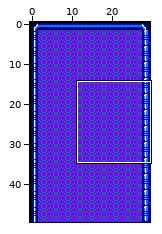
One commit to this Tiled map: assets/level-03-background.tmx. The first picture is a wide view before the edit; the outline marks the close-up.
Close-up. Before the commit:
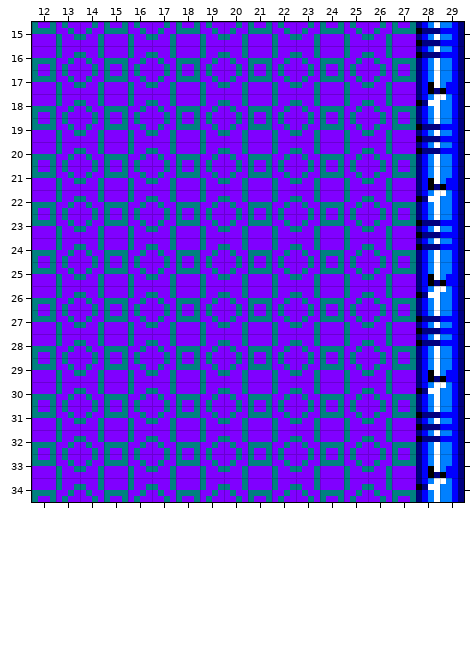
Cells are 4x4 px. Shown: x 12..29, y 15..34. The commit also changed other parts of the map, which this record leaves out. Tiles whose own drawing changed are shown in their newer look in all pictures.
Now the later version:
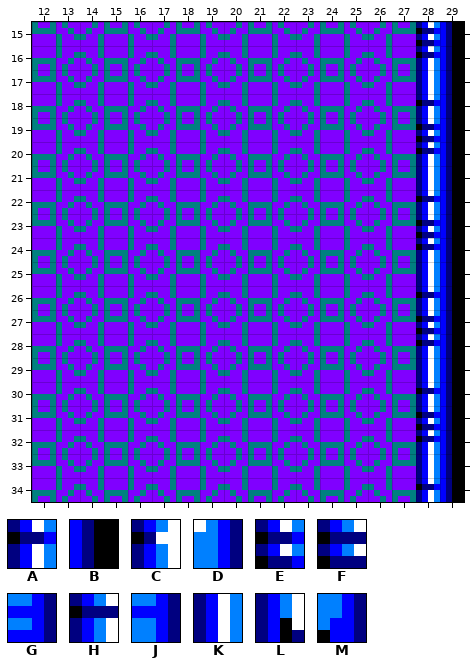
Key: from "tileset": A 45, B 46, C 47, D 48, E 65, F 67, G 68, H 87, J 88, K 105, L 107, M 108.
_ is an empty cell.
Change:
Layer "Tile Layer 1":
y 15: x 28..29 FG -> EB
y 16: x 28..29 HJ -> AB
y 17: x 28..29 LM -> KB
y 18: x 28..29 CD -> AB
y 19: x 28..29 FG -> EB
y 20: x 28..29 HJ -> AB
y 21: x 28..29 LM -> KB
y 22: x 28..29 CD -> AB
y 23: x 28..29 FG -> EB
y 24: x 28..29 HJ -> AB
y 25: x 28..29 LM -> KB
y 26: x 28..29 CD -> AB
y 27: x 28..29 FG -> EB
y 28: x 28..29 HJ -> AB
y 29: x 28..29 LM -> KB
y 30: x 28..29 CD -> AB
y 31: x 28..29 FG -> EB
y 32: x 28..29 HJ -> AB
y 33: x 28..29 LM -> KB
y 34: x 28..29 CD -> AB
